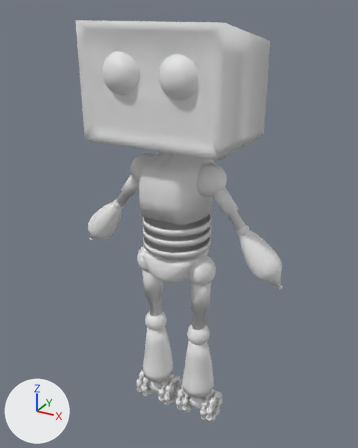
The Blender file BlenderCharacters/Hans/Hans.blend: old version first, new version second.
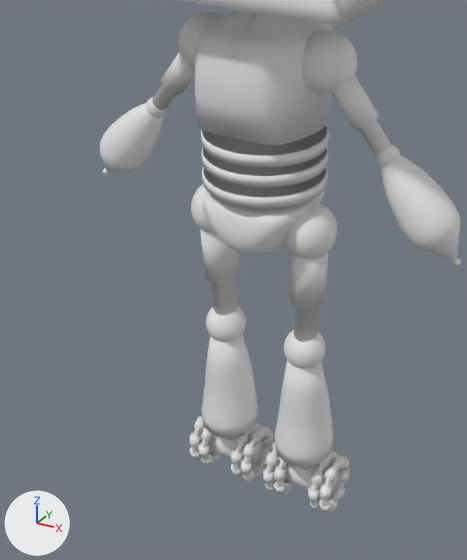
There are two pictures of each version: one whole from a camera (50 mm lens) standing at (6.6, -11.85, 12.82) and looking at (-0.16, 0.44, 6.67), one close up on the part from 10% to 80% of the width and 33% to 100% of the height. Lighting does not change. The marker at lower left points along +X, +Y and +Z.

Script lines for the objects in view, before the commit:
```python
me_cube = bpy.data.meshes.new('Cube')
me_cube.from_pydata(...)  # 10153 vertices, 9130 faces, 1 loose edge; spans x -0.65..1.68, y -1.15..1.52, z -7.45..1.0
# faces by material slot: [3349, 3477, 96, 512, 544, 1152]
me_cube.materials.append(mat_white)  # white #e7e7e7
me_cube.materials.append(mat_lightblue)  # white #e7e7e7
me_cube.materials.append(mat_black)  # white #e7e7e7
me_cube.materials.append(mat_red)  # white #e7e7e7
me_cube.materials.append(mat_lightblue_002)  # white #e7e7e7
me_cube.materials.append(mat_white_002)  # white #e7e7e7
ob_cube = bpy.data.objects.new('Cube', me_cube)
ob_cube.location = (0.0, 0.0, 11.0)
ob_cube.scale = (2.0, 1.5, 1.5)
_m = ob_cube.modifiers.new('Mirror', 'MIRROR')
```
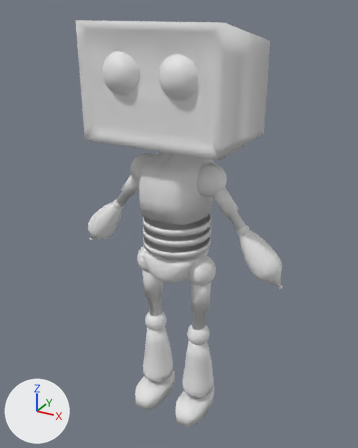
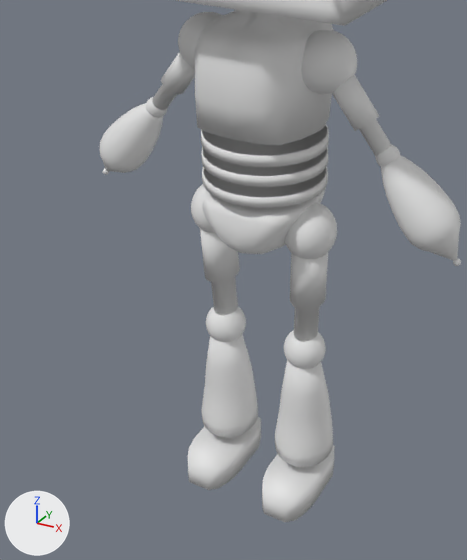
Patch to the scene script:
```diff
--- a/BlenderCharacters/Hans/Hans.blend.py
+++ b/BlenderCharacters/Hans/Hans.blend.py
@@ me_cube @@
 # used by ob_cube; location = (0.0, 0.0, 11.0); scale = (2.0, 1.5, 1.5)
-me_cube.from_pydata(...)  # 10153 vertices, 9130 faces, 1 loose edge; spans x -0.65..1.68, y -1.15..1.52, z -7.45..1.0
+me_cube.from_pydata(...)  # 5814 vertices, 5778 faces, 1 loose edge; spans x -0.65..1.68, y -1.15..1.52, z -7.17..1.0
+# me_cube part 1: a new loose piece of 44 vertices spanning x 0.17..0.61, y -0.72..0.45, z -7.17..-6.8, in mat_white (white #e7e7e7)
+# me_cube part 2: 35 loose pieces with 4288 vertices, spanning x 0.07..0.74, y -0.27..0.43, z -7.45..-6.76, are deleted
+# me_cube part 3: 2 vertices moved within x 0.34..0.35, y 0.1..0.13, z -6.44; 569 vertices removed from x 0.13..0.68, y -0.13..0.32, z -7.28..-6.42; 474 vertices added at x 0.21..0.58, y -0.2..0.3, z -6.92..-6.42
 me_cube.materials.append(mat_white)
@@ me_cube @@
 me_cube.materials.append(mat_red)
-me_cube.materials.append(mat_lightblue_002)  # white #e7e7e7
-me_cube.materials.append(mat_white_002)  # white #e7e7e7
```

Pixel boxes [x1, y1, x2, y2] of what changed, in the close-ups (467 x 560 px; the box of a moved part takes in the faces that stretch with it):
'Cube', reshaped: before [100, 0, 461, 512]; after [100, 0, 461, 522]
part 1 of me_cube, added: after [187, 417, 335, 522]
part 2 of me_cube, deleted: before [189, 416, 350, 512]
part 3 of me_cube, moved or reshaped: before [200, 424, 340, 497]; after [228, 435, 311, 467]
